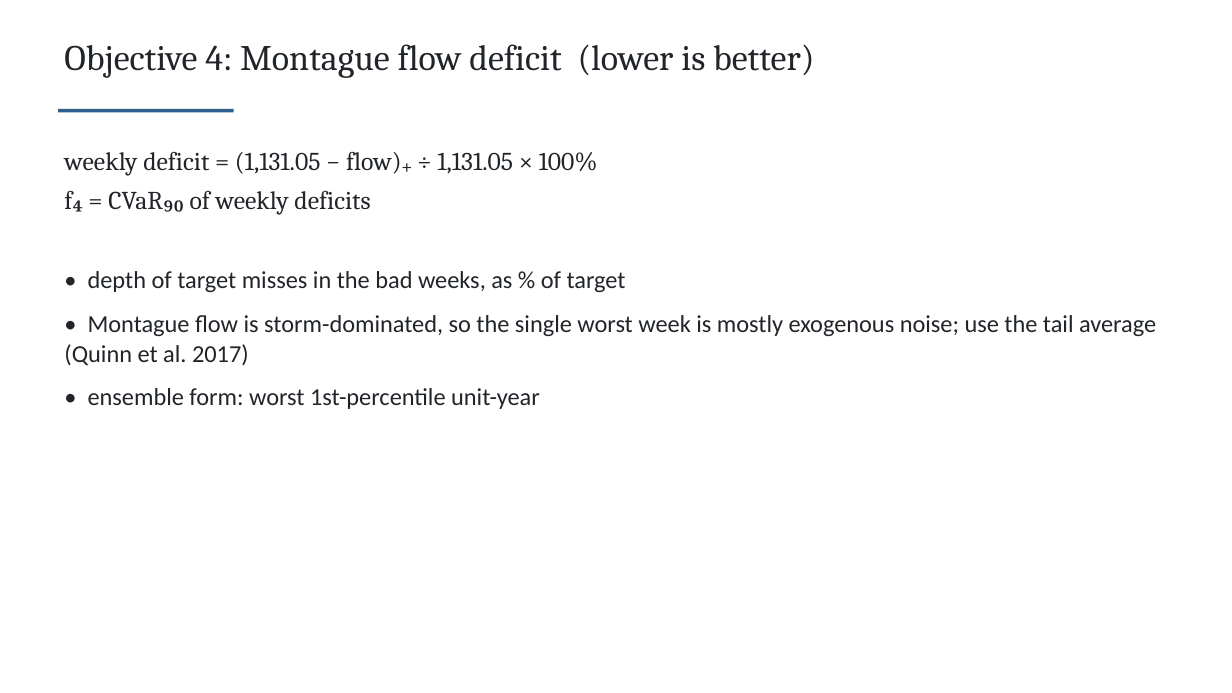
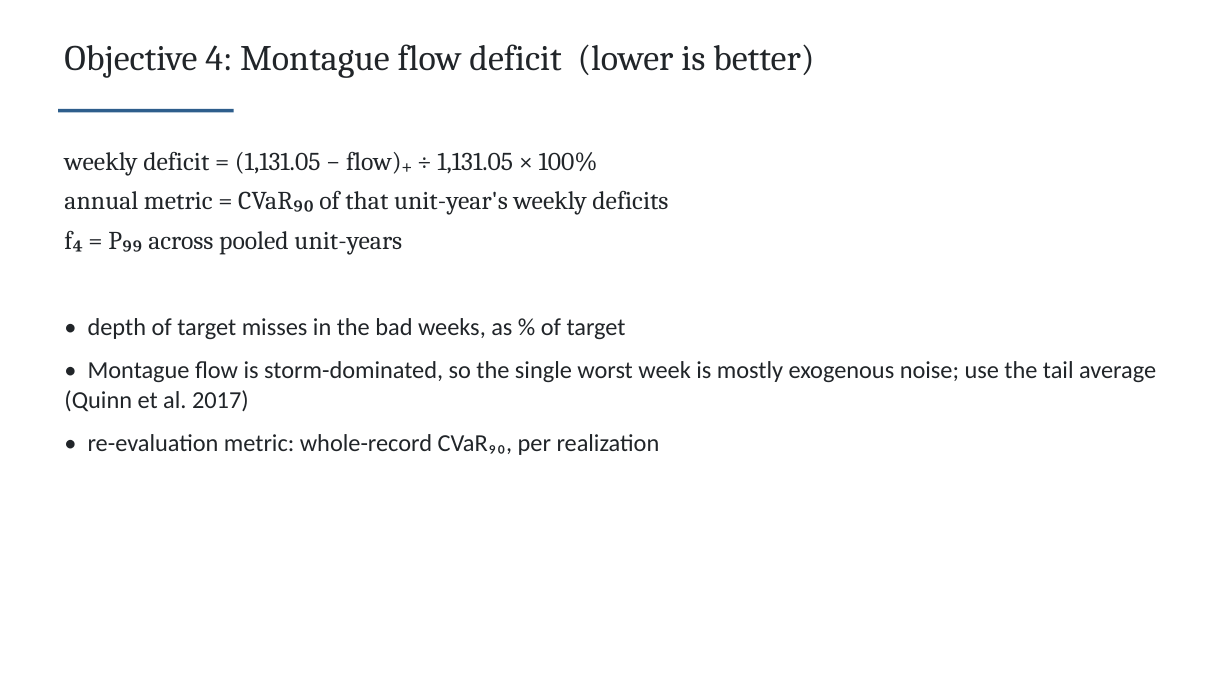
Before and after one commit to TrevorJA/NYCOptimization, a slide deck: slide 34 of docs/NYCOptimization_project_proposal_and_motivation_CLAUDE.pptx. Drawn at 1232x693 pixels with LibreOffice and Linux fonts; fonts in the diff are those of the drawing. Boxes give left, top, right and bottom in pixels: in the first picture for what was removed or moved away, otherwise in the second. Text is boxed around its words. In the diff, an @@ line names an element or a change of style, - is before the commit and + after.

```diff
--- a/docs/NYCOptimization_project_proposal_and_motivation_CLAUDE.pptx
+++ b/docs/NYCOptimization_project_proposal_and_motivation_CLAUDE.pptx
@@ text at (64,190,668,255): text changed @@
-f₄ = CVaR₉₀ of weekly deficits
+annual metric = CVaR₉₀ of that unit-year's weekly deficits
+f₄ = P₉₉ across pooled unit-years
@@ text "• depth of target misses ...": place and size @@
-text "• depth of target misses ..." at (64,271,1156,409)
+text "• depth of target misses ..." at (64,318,1156,455)
@@ text at (88,434,660,455): text changed @@
-• ensemble form: worst 1st-percentile unit-year
+• re-evaluation metric: whole-record CVaR₉₀, per realization
```
Also in this commit, not shown: 7 other slides changed, 31 other files.
